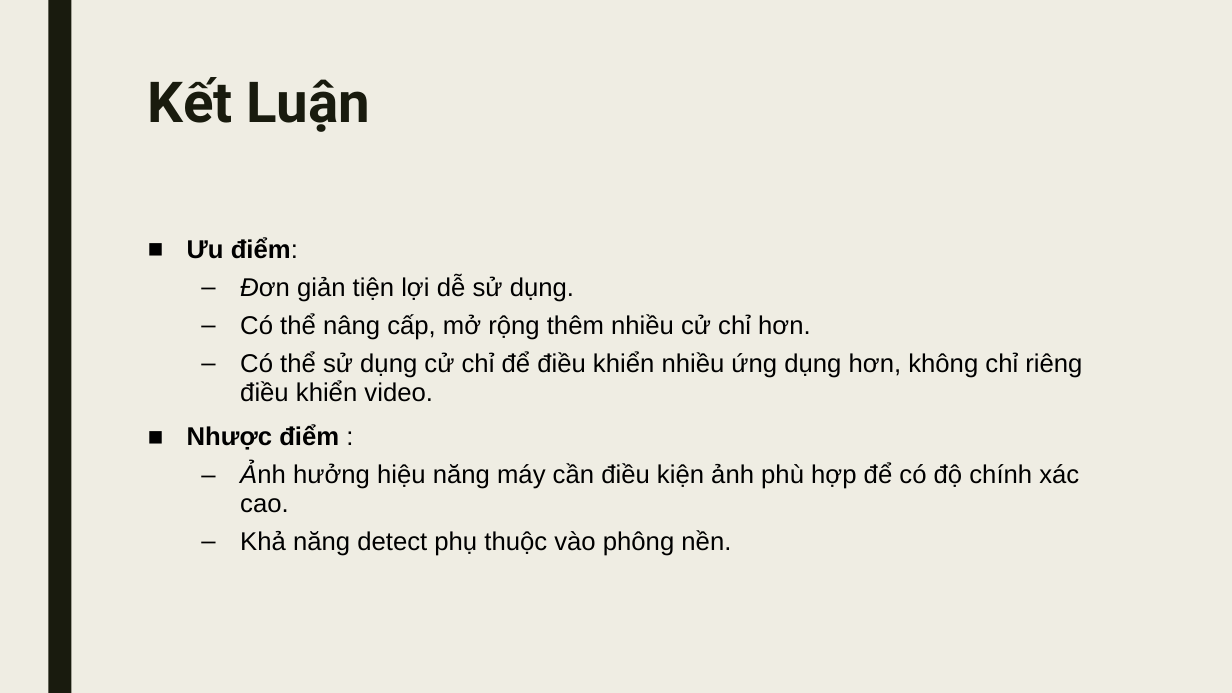
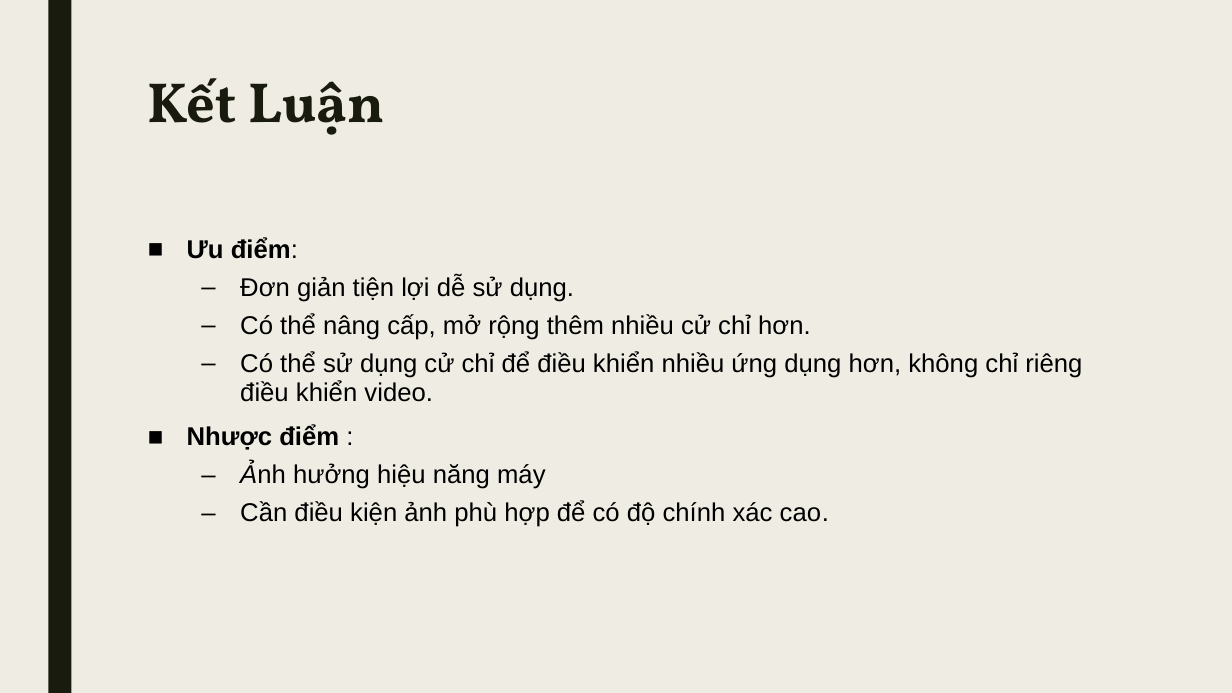
Before and after one commit to NgHoangViet/HandGestureRecognition, a slide deck: slide 10 of Hand Gesture Recognition.pptx. Drawn at 1232x693 pixels with LibreOffice and Linux fonts; fonts in the diff are those of the drawing. Boxes give left, top, right and bottom in pixels: in the first picture for what was removed or moved away, otherwise in the second. Text is boxed around its words. In the diff, an @@ line names an element or a change of style, - is before the commit and + after.

```diff
--- a/Hand Gesture Recognition.pptx
+++ b/Hand Gesture Recognition.pptx
@@ title "Kết Luận" at box(148, 78, 384, 135): font Roboto to Vollkorn @@
@@ text at box(240, 275, 574, 302): italic off in "Đơn" @@
@@ text at box(240, 463, 829, 527): text changed @@
-  – Ảnh hưởng hiệu năng máy cần điều kiện ảnh phù hợp để có độ chính xác cao.
-  – Khả năng detect phụ thuộc vào phông nền.
+  – Ảnh hưởng hiệu năng máy
+  – Cần điều kiện ảnh phù hợp để có độ chính xác cao.
```
Also in this commit, not shown: 3 other slides changed.
